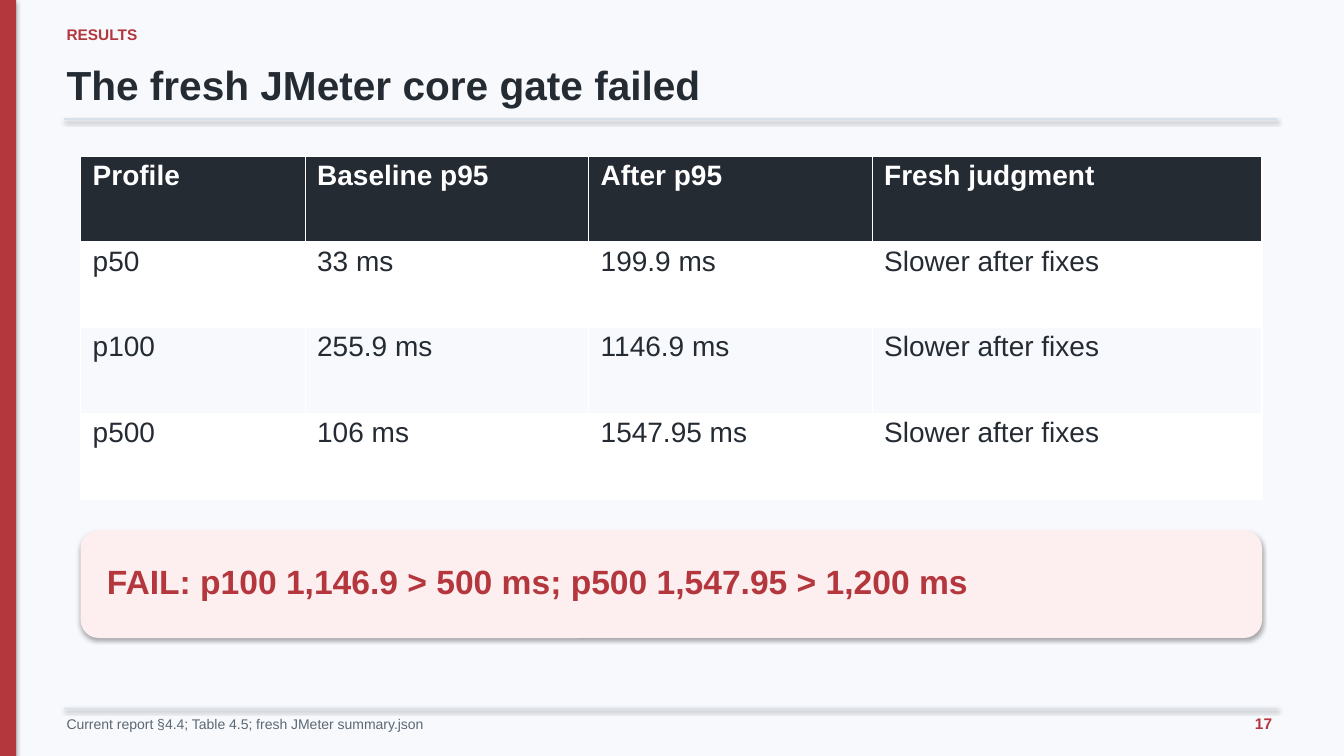
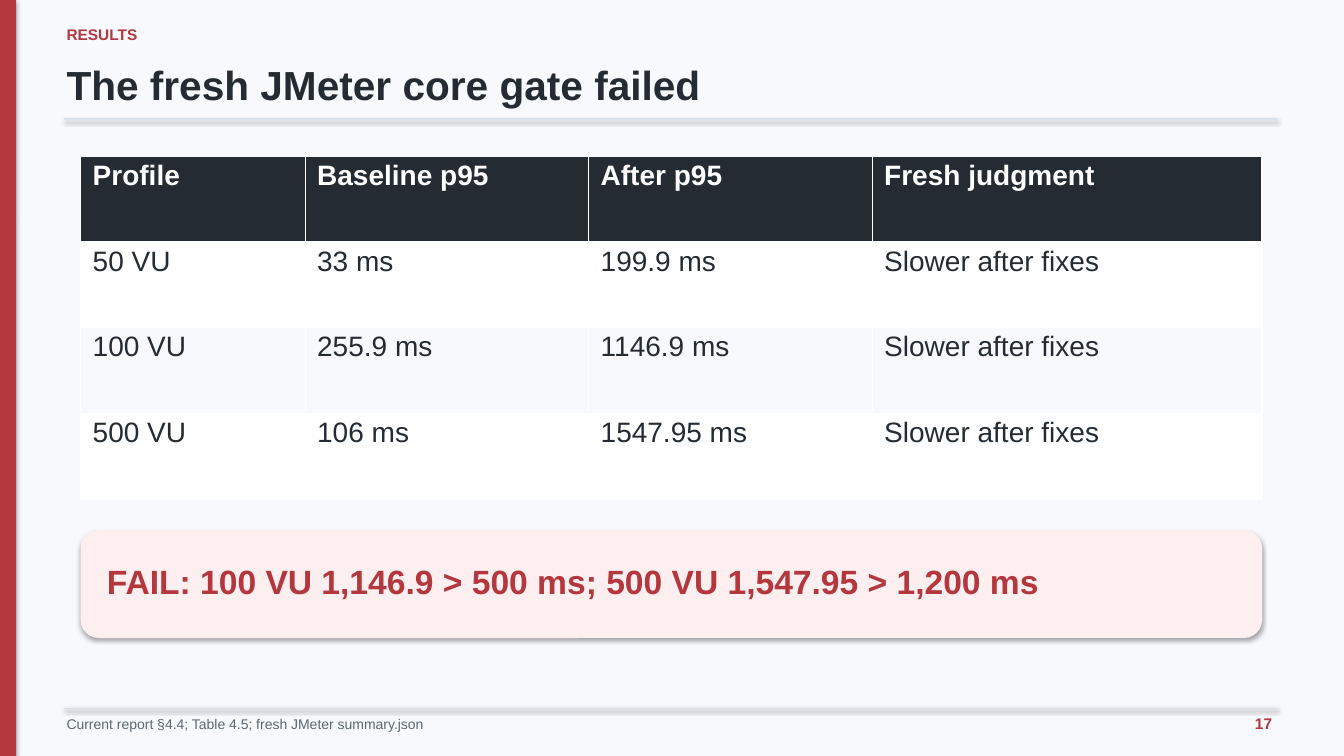
Before and after one commit to minatozaki98/financial-accounting, a slide deck: slide 17 of Document/outputs/final-defense/G6519692_Zaw_Ye_Htut_Ko_Final_Thesis_Defense.pptx. Drawn at 1344x756 pixels with LibreOffice and Linux fonts; fonts in the diff are those of the drawing. Boxes give left, top, right and bottom in pixels: in the first picture for what was removed or moved away, otherwise in the second. Text is boxed around its words. In the diff, an @@ line names an element or a change of style, - is before the commit and + after.

```diff
--- a/Document/outputs/final-defense/G6519692_Zaw_Ye_Htut_Ko_Final_Thesis_Defense.pptx
+++ b/Document/outputs/final-defense/G6519692_Zaw_Ye_Htut_Ko_Final_Thesis_Defense.pptx
@@ table at (x1=81, y1=156, x2=1262, y2=499) @@
-row 2, column 1: p50
+row 2, column 1: 50 VU
-row 3, column 1: p100
+row 3, column 1: 100 VU
-row 4, column 1: p500
+row 4, column 1: 500 VU
@@ text at (x1=107, y1=570, x2=1039, y2=599): text changed @@
-FAIL: p100 1,146.9 > 500 ms; p500 1,547.95 > 1,200 ms
+FAIL: 100 VU 1,146.9 > 500 ms; 500 VU 1,547.95 > 1,200 ms
```
Also in this commit, not shown: 9 other slides changed, 10 other files.
